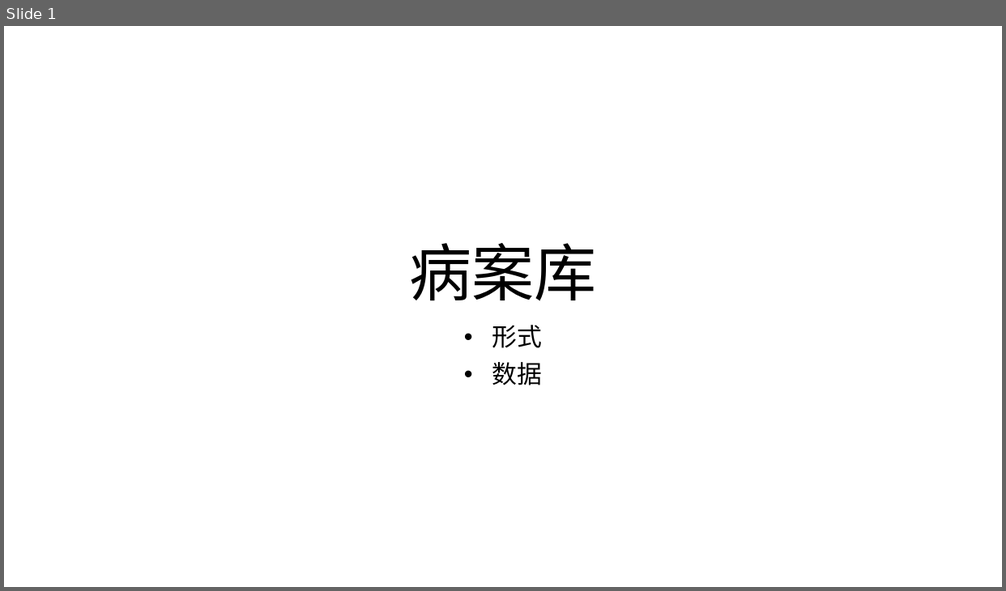
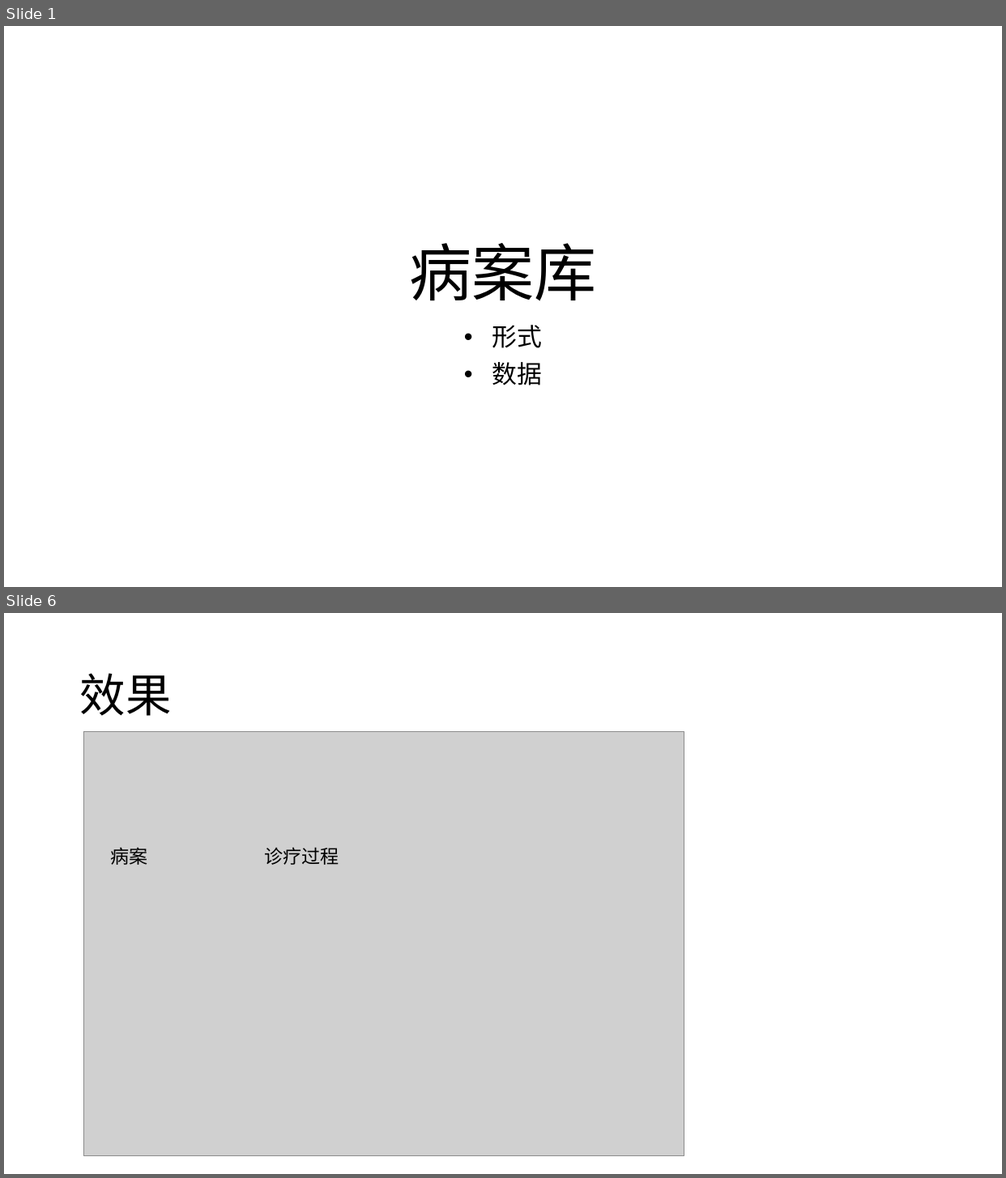
Before and after one commit to zmy1103/GNN_-, a slide deck: 病案库构建/病案库构建方案.pptx. Shown one above the other, each under a label of ours: slide 1 before the commit, slides 1 and 6 after it; the slides between them are not shown. The pictures are 1006x591 and 1006x1178 pixels, drawn with LibreOffice and Linux fonts; fonts in the diff are those of the drawing; grey boxes stand for pictures. Boxes give left, top, right and bottom in pixels: in the first picture for what was removed or moved away, otherwise in the second. Text is boxed around its words. In the diff, an @@ line names an element or a change of style, - is before the commit and + after.

```diff
--- a/病案库构建/病案库构建方案.pptx
+++ b/病案库构建/病案库构建方案.pptx
@@ slide 6 added at <box>4,613,1002,1174</box>, background #FFFFFF @@
@@ title added at <box>80,673,172,716</box>, 44 pt, text #000000 @@
+效果
@@ picture added at <box>84,731,684,1157</box> @@
@@ text added at <box>110,847,147,865</box>, 18 pt, text #000000 @@
+病案
@@ text added at <box>264,847,339,865</box>, 18 pt, text #000000 @@
+诊疗过程
```
Also in this commit, not shown: 3 slides changed, 16 other slides added.
